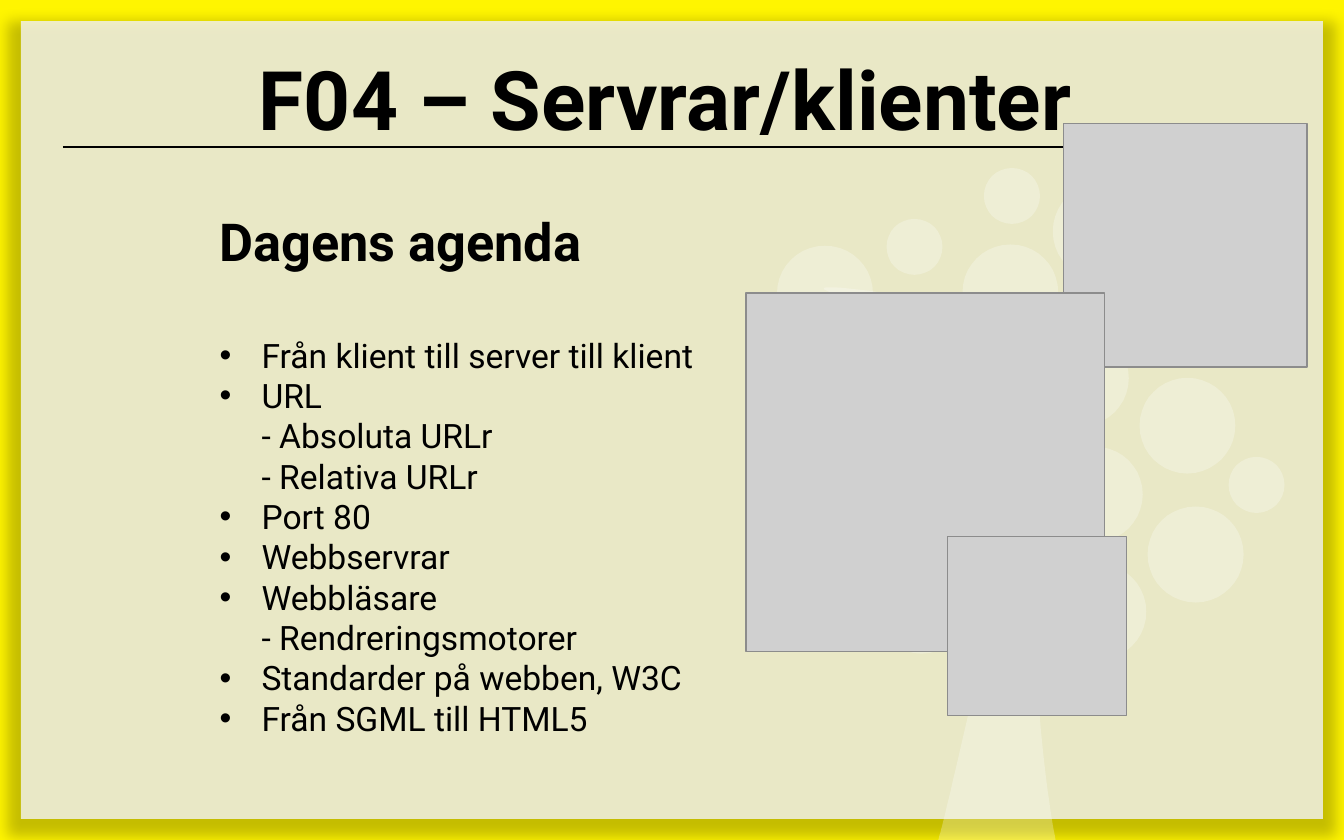
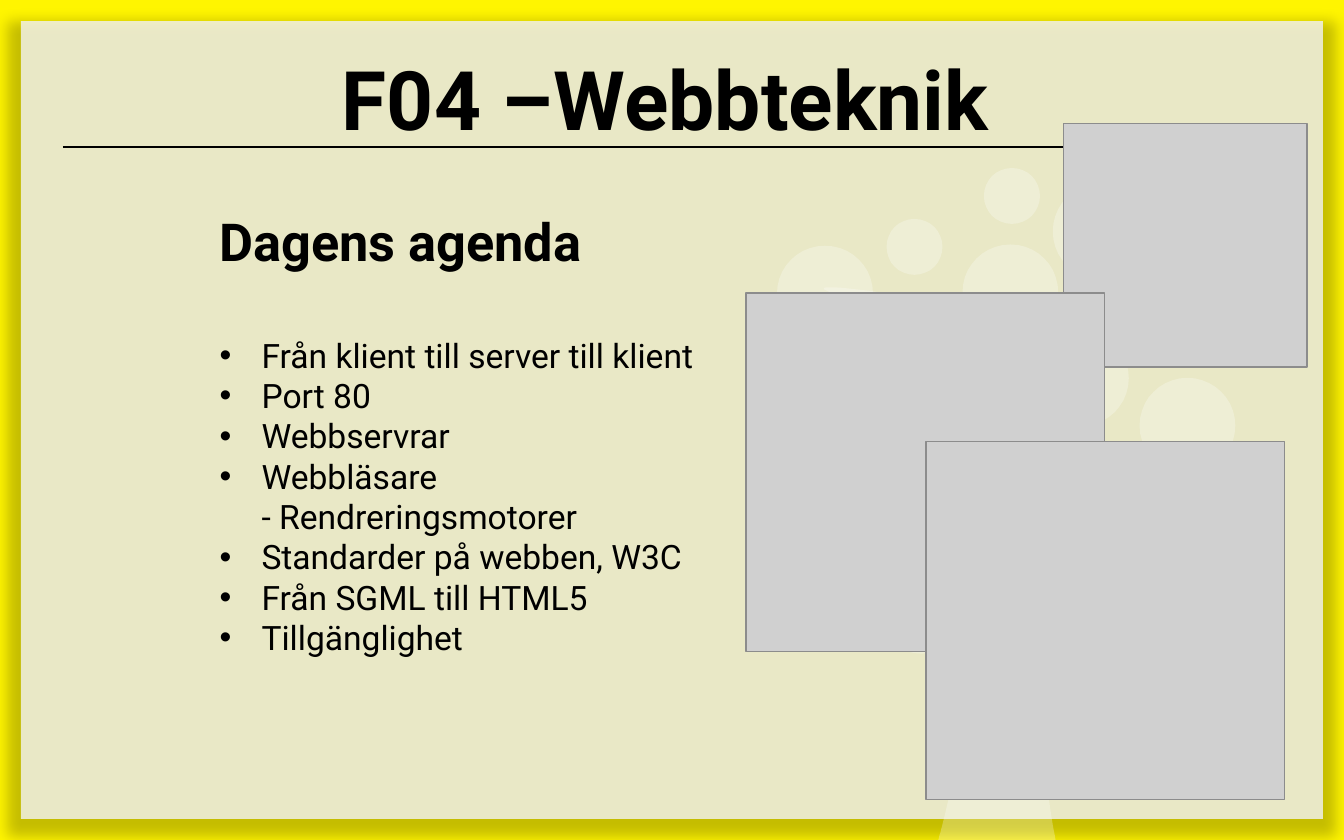
Before and after one commit to 1ik415/Kursmaterial, a slide deck: slide 2 of Föreläsningar/F04 - Webbteknik.pptx. Drawn at 1344x840 pixels with LibreOffice and Linux fonts; fonts in the diff are those of the drawing; grey boxes stand for pictures. Boxes give left, top, right and bottom in pixels: in the first picture for what was removed or moved away, otherwise in the second. Text is boxed around its words. In the diff, an @@ line names an element or a change of style, - is before the commit and + after.

```diff
--- a/Föreläsningar/F04 - Webbteknik.pptx
+++ b/Föreläsningar/F04 - Webbteknik.pptx
@@ title at bbox=[342, 68, 989, 148]: text changed @@
-F04 – Servrar/klienter
+F04 –Webbteknik
@@ text at bbox=[262, 384, 493, 490]: paragraph removed @@
-• URL
-  - Absoluta URLr
-  - Relativa URLr
@@ picture added at bbox=[926, 441, 1285, 800] @@
@@ freeform shape removed at bbox=[1047, 446, 1142, 542] @@
@@ freeform shape removed at bbox=[1148, 507, 1243, 602] @@
@@ picture removed at bbox=[948, 536, 1126, 715] @@
@@ freeform shape removed at bbox=[1051, 563, 1146, 659] @@
@@ text at bbox=[262, 624, 463, 657]: paragraph added @@
+• Tillgänglighet
```
Also in this commit, not shown: 8 other slides changed, 2 slides added, 4 slides removed.
